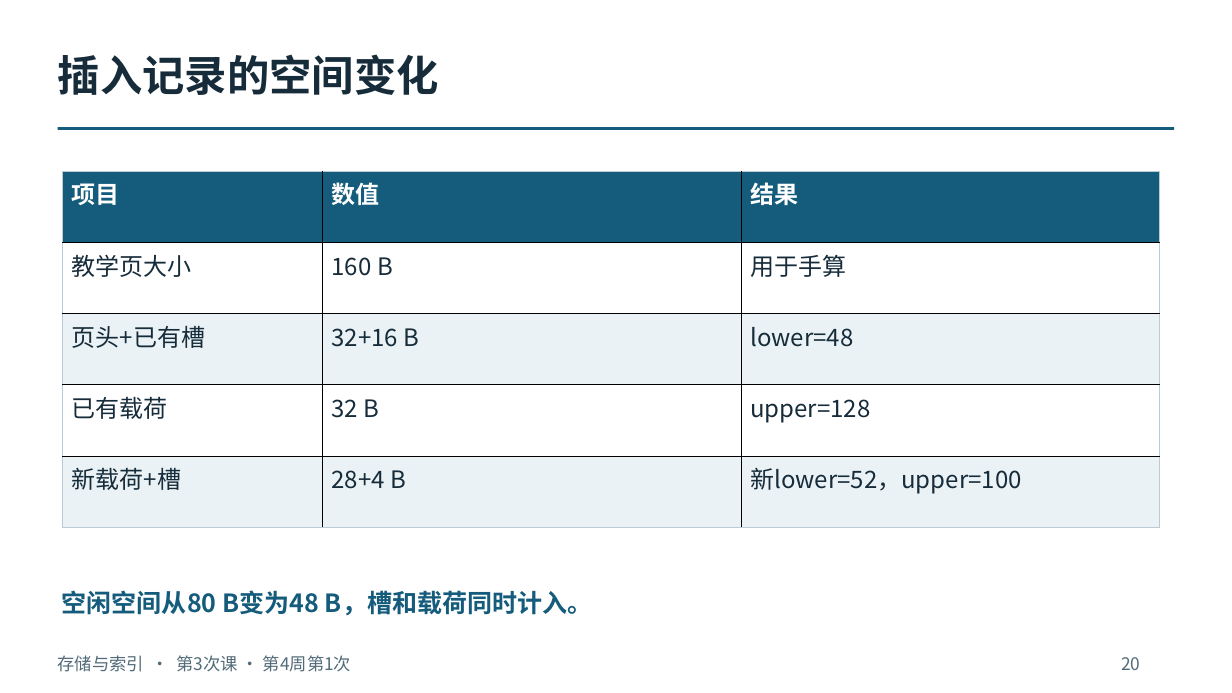
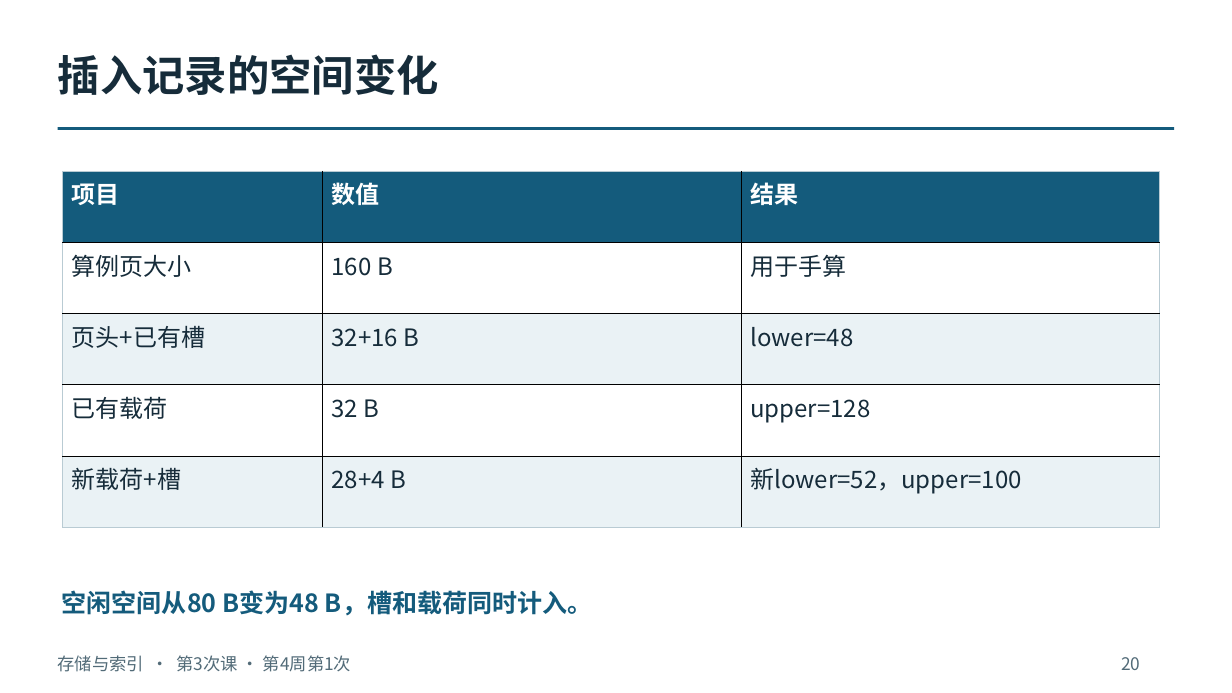
Before and after one commit to intellistream/database-kernel-course-student, a slide deck: slide 20 of 01_课件（第6版）/02_存储与索引.pptx. Drawn at 1232x693 pixels with LibreOffice and Linux fonts; fonts in the diff are those of the drawing. Boxes give left, top, right and bottom in pixels: in the first picture for what was removed or moved away, otherwise in the second. Text is boxed around its words. In the diff, an @@ line names an element or a change of style, - is before the commit and + after.

```diff
--- a/01_课件（第6版）/02_存储与索引.pptx
+++ b/01_课件（第6版）/02_存储与索引.pptx
@@ table at bbox=[63, 171, 1160, 527] @@
-row 2, column 1: 教学页大小
+row 2, column 1: 算例页大小
```
Also in this commit, not shown: 12 other slides changed, 26 other files.
